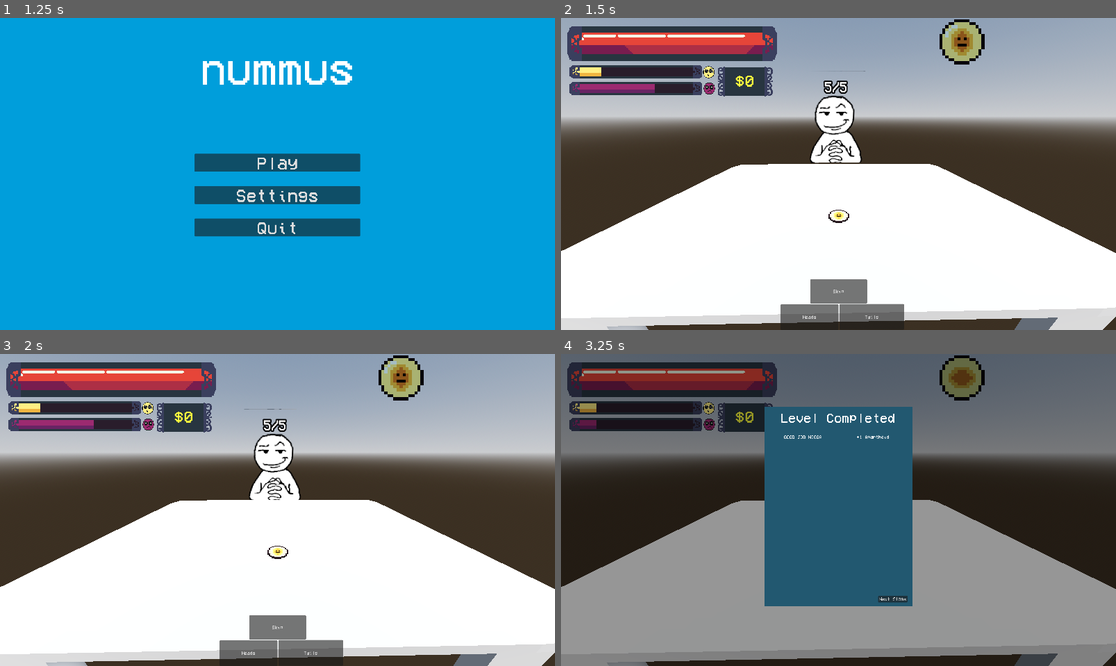
Above: before the commit, frames 1-4 (two rows, left to right).
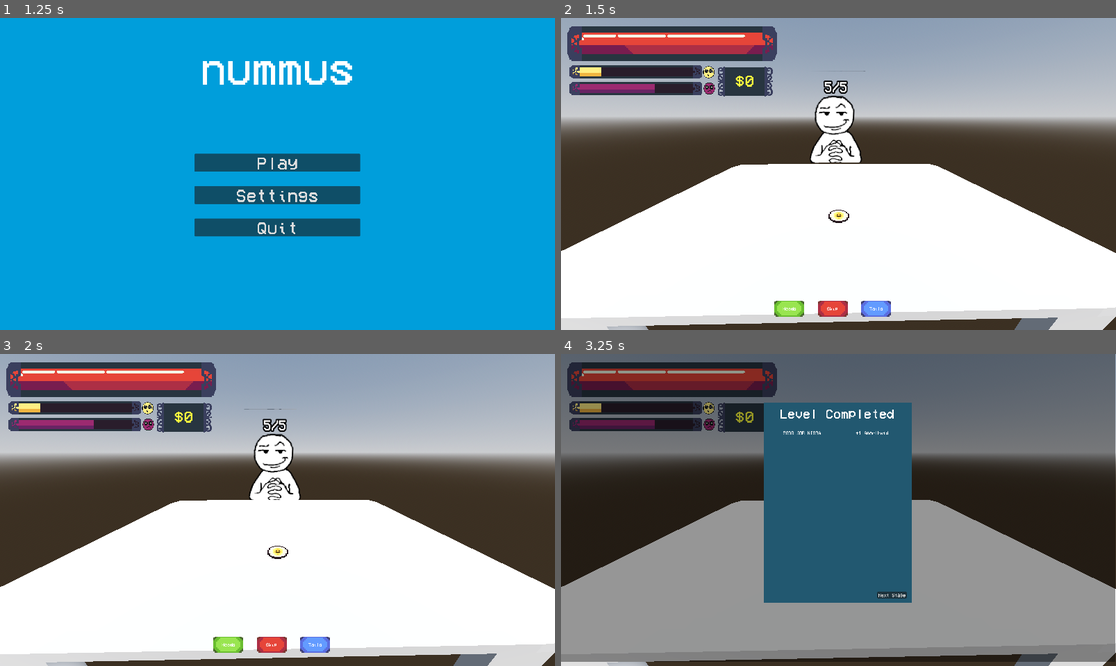
Above: after the commit, the same moments.

Repository: nianjindev/nummus
Game: Godot game, scene res://gui/splash_screen/splash_screen_manager.tscn
The game is run twice, just before and just after one commit, with the same random seed, the same clock (stepped at 60 frames per second) and the same inputs. The engine's default icon, where the game draws it, is replaced by a stand-in: a white triangle on a blue panel in a dark square.
Inputs (mouse positions are in pixels of both pictures, inside the frame that each line leads up to):
- Up to frame 1 (1.25 s): tap Enter at 0.5 s; move the mouse to (399, 158) at 0.52 s; click (399, 158) at 0.67 s; tap Space at 0.77 s
- Up to frame 2 (1.5 s): click "Play" at 1.25 s
- Up to frame 3 (2 s): no input
- Up to frame 4 (3.25 s): click "Heads" at 2 s; move the mouse to (727, 525) at 2.77 s; click (727, 525) at 2.92 s; tap Space at 3.02 s

Frame 1 is identical in both runs. In frame 2, 3.1% of the frame differs, in the area x 38-77%, y 0-98%; in frame 3, 3.1%; in frame 4, 3.4%, in the area x 0-100%, y 0-100%.

Commit message:
buttons and table stuff

Diff:
--- a/nummus-game/autoload/globals.gd
+++ b/nummus-game/autoload/globals.gd
@@ -21,6 +21,9 @@
 var head_weight: float = 0.5
 var tail_weight: float = 0.5
 
+# hand size
+var max_purse:int = 10
+var max_hand:int = 5
 
 func change_money(add: bool, amount: int):
 	if add:
--- a/nummus-game/base_objects/coin_base.gd
+++ b/nummus-game/base_objects/coin_base.gd
@@ -175,5 +175,6 @@
 	if Globals.can_afford(coin_price):
 		Inventory.add_item(self.duplicate())
 		Globals.change_money(true, -coin_price)
+		self.queue_free()
 	else:
 		print("you broke lol")
--- /dev/null
+++ b/nummus-game/base_objects/table_handler.gd
@@ -0,0 +1,2 @@
+extends Node3D
+class_name Table
--- /dev/null
+++ b/nummus-game/base_objects/table_handler.tscn
@@ -0,0 +1,29 @@
+[gd_scene load_steps=4 format=3 uid="uid://dwu8pi66hpjiu"]
+
+[ext_resource type="Script" uid="uid://dace5j0sr7fyi" path="res://base_objects/table_handler.gd" id="1_x0v6v"]
+[ext_resource type="ArrayMesh" uid="uid://df0dli0p2ydry" path="res://assets/3d/coin_table.obj" id="2_86dke"]
+
+[sub_resource type="BoxShape3D" id="BoxShape3D_2aj6y"]
+size = Vector3(1.9002686, 0.062927246, 1)
+
+[node name="TableHandler" type="Node3D"]
+script = ExtResource("1_x0v6v")
+
+[node name="TableModel" type="StaticBody3D" parent="."]
+
+[node name="CollisionShape3D" type="CollisionShape3D" parent="TableModel"]
+transform = Transform3D(1, 0, 0, 0, 1, 0, 0, 0, 1, 0.015075684, 0.375885, 0)
+shape = SubResource("BoxShape3D_2aj6y")
+
+[node name="MeshInstance3D" type="MeshInstance3D" parent="TableModel"]
+transform = Transform3D(0.21051848, 0, 0, 0, 0.21051848, 0, 0, 0, 0.64167446, 0, 0, 0)
+mesh = ExtResource("2_86dke")
+skeleton = NodePath("")
+
+[node name="Markers" type="Node3D" parent="."]
+
+[node name="EndpointL" type="Marker3D" parent="Markers"]
+transform = Transform3D(1, 0, 0, 0, 1, 0, 0, 0, 1, 0.6, 0.5, 1)
+
+[node name="EndpointR" type="Marker3D" parent="Markers"]
+transform = Transform3D(1, 0, 0, 0, 1, 0, 0, 0, 1, 0.6, 0.5, -1)
--- a/nummus-game/gui/game_ui.tscn
+++ b/nummus-game/gui/game_ui.tscn
@@ -1,6 +1,9 @@
-[gd_scene load_steps=3 format=3 uid="uid://nv30vjbkrio1"]
+[gd_scene load_steps=6 format=3 uid="uid://nv30vjbkrio1"]
 
 [ext_resource type="Script" uid="uid://c303jsbk6o67u" path="res://gui/game_ui.gd" id="1_lqx5y"]
+[ext_resource type="Texture2D" uid="uid://coju8rupodfxi" path="res://assets/2d/hand_textures/button_green.png" id="2_hojdg"]
+[ext_resource type="Texture2D" uid="uid://chjrtn6sxdj75" path="res://assets/2d/hand_textures/button_blue.png" id="3_24vp8"]
+[ext_resource type="Texture2D" uid="uid://dr4hohxmtjhjt" path="res://assets/2d/hand_textures/button_red.png" id="4_ubwhq"]
 
 [sub_resource type="StyleBoxFlat" id="StyleBoxFlat_vdk76"]
 bg_color = Color(0.13433978, 0.34444046, 0.44050446, 1)
@@ -20,66 +23,115 @@
 offset_right = 40.0
 offset_bottom = 40.0
 
-[node name="Heads" type="Button" parent="CoinFlipButtons"]
+[node name="Heads" type="TextureButton" parent="CoinFlipButtons"]
 layout_mode = 1
 anchors_preset = 7
 anchor_left = 0.5
 anchor_top = 1.0
 anchor_right = 0.5
 anchor_bottom = 1.0
-offset_left = 740.0
-offset_top = 951.0
-offset_right = 940.0
-offset_bottom = 1040.0
+offset_left = 695.0
+offset_top = 891.0
+offset_right = 845.0
+offset_bottom = 1041.0
 grow_horizontal = 2
 grow_vertical = 0
 focus_mode = 0
+texture_normal = ExtResource("2_hojdg")
+stretch_mode = 0
+
+[node name="Label" type="Label" parent="CoinFlipButtons/Heads"]
+layout_mode = 1
+anchors_preset = 8
+anchor_left = 0.5
+anchor_top = 0.5
+anchor_right = 0.5
+anchor_bottom = 0.5
+offset_left = -20.0
+offset_top = -7.5
+offset_right = 20.0
+offset_bottom = 7.5
+grow_horizontal = 2
+grow_vertical = 2
 text = "Heads"
 
-[node name="Tails" type="Button" parent="CoinFlipButtons"]
+[node name="Tails" type="TextureButton" parent="CoinFlipButtons"]
 layout_mode = 1
 anchors_preset = 7
 anchor_left = 0.5
 anchor_top = 1.0
 anchor_right = 0.5
 anchor_bottom = 1.0
-offset_left = 943.0
-offset_top = 950.0
-offset_right = 1167.0
-offset_bottom = 1039.0
+offset_left = 995.0
+offset_top = 891.0
+offset_right = 1145.0
+offset_bottom = 1041.0
 grow_horizontal = 2
 grow_vertical = 0
 focus_mode = 0
+texture_normal = ExtResource("3_24vp8")
+stretch_mode = 0
+
+[node name="Label" type="Label" parent="CoinFlipButtons/Tails"]
+layout_mode = 1
+anchors_preset = 8
+anchor_left = 0.5
+anchor_top = 0.5
+anchor_right = 0.5
+anchor_bottom = 0.5
+offset_left = -20.0
+offset_top = -7.5
+offset_right = 20.0
+offset_bottom = 7.5
+grow_horizontal = 2
+grow_vertical = 2
 text = "Tails"
 
-[node name="Skip" type="Button" parent="CoinFlipButtons"]
+[node name="Skip" type="TextureButton" parent="CoinFlipButtons"]
 layout_mode = 1
 anchors_preset = 7
 anchor_left = 0.5
 anchor_top = 1.0
 anchor_right = 0.5
 anchor_bottom = 1.0
-offset_left = 842.0
-offset_top = 865.0
-offset_right = 1039.0
-offset_bottom = 948.0
+offset_left = 845.0
+offset_top = 891.0
+offset_right = 995.0
+offset_bottom = 1041.0
 grow_horizontal = 2
 grow_vertical = 0
 focus_mode = 0
-text = "Skip"
+texture_normal = ExtResource("4_ubwhq")
+stretch_mode = 0
 
-[node name="LevelCompleted" type="ColorRect" parent="."]
-unique_name_in_owner = true
+[node name="Label" type="Label" parent="CoinFlipButtons/Skip"]
 layout_mode = 1
 anchors_preset = 8
 anchor_left = 0.5
 anchor_top = 0.5
 anchor_right = 0.5
 anchor_bottom = 0.5
-offset_left = -960.0
-offset_top = -540.0
-offset_right = 960.0
-offset_bottom = 540.0
+offset_left = -20.0
+offset_top = -7.5
+offset_right = 20.0
+offset_bottom = 7.5
+grow_horizontal = 2
+grow_vertical = 2
+text = "Skip"
+
+[node name="LevelCompleted" type="ColorRect" parent="."]
+unique_name_in_owner = true
+visible = false
+layout_mode = 1
+anchors_preset = 8
+anchor_left = 0.5
+anchor_top = 0.5
+anchor_right = 0.5
+anchor_bottom = 0.5
+offset_left = -963.0
+offset_top = -554.0
+offset_right = 957.0
+offset_bottom = 526.0
 grow_horizontal = 2
 grow_vertical = 2
 color = Color(0, 0, 0, 0.4117647)
--- a/nummus-game/gui/inventory_ui.gd
+++ b/nummus-game/gui/inventory_ui.gd
@@ -1,22 +1,3 @@
 extends Control
 
 @onready var container: HBoxContainer = $HBoxContainer
-
-func _ready() -> void:
-	update_slots()
-	Inventory.inventory_changed.connect(update_slots)
-
-func update_slots():
-	for n in container.get_children():
-		container.remove_child(n)
-		n.queue_free()
-	for coin in Inventory.inventory:
-		var subviewp: SubViewportContainer = SubViewportContainer.new()
-		var viewp: SubViewport = SubViewport.new()
-		subviewp.add_child(viewp)
-		viewp.add_child(coin.duplicate())
-		viewp.size = Vector2(165, 165)
-		viewp.transparent_bg = true
-		coin.current_state = Constants.display_type.HAND
-
-		container.add_child(subviewp)
--- /dev/null
+++ b/nummus-game/resources/levels/level_class.gd
@@ -0,0 +1,6 @@
+extends Resource
+
+class_name LevelStats
+
+@export var possible_enemies: Array[EnemyStats]
+@export var level: String
--- /dev/null
+++ b/nummus-game/resources/levels/tutorial.tres
@@ -0,0 +1,8 @@
+[gd_resource type="Resource" script_class="LevelStats" load_steps=3 format=3 uid="uid://c1rmsj70m6txh"]
+
+[ext_resource type="Script" uid="uid://dlb0rp3fkxykt" path="res://resources/enemies/enemy_class.gd" id="1_plxkm"]
+[ext_resource type="Script" uid="uid://bvs85acskh042" path="res://resources/levels/level_class.gd" id="2_a72hl"]
+
+[resource]
+script = ExtResource("2_a72hl")
+metadata/_custom_type_script = "uid://bvs85acskh042"
Binary file added: nummus-game/assets/2d/hand_textures/button_blue.png
Not shown, added: nummus-game/assets/2d/hand_textures/button_blue.png.import
Binary file added: nummus-game/assets/2d/hand_textures/button_green.png
Not shown, added: nummus-game/assets/2d/hand_textures/button_green.png.import
Binary file added: nummus-game/assets/2d/hand_textures/button_red.png
Not shown, added: nummus-game/assets/2d/hand_textures/button_red.png.import
Not shown, added: nummus-game/base_objects/table_handler.gd.uid
Not shown, added: nummus-game/resources/levels/level_class.gd.uid
